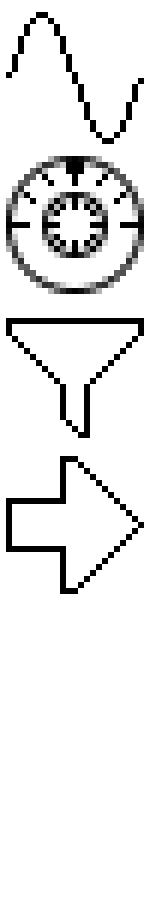
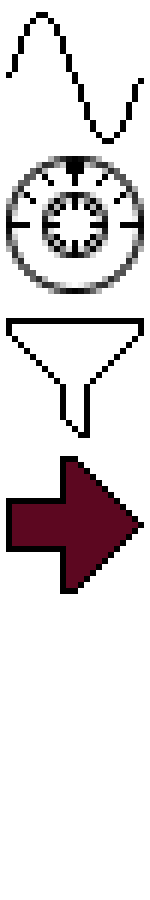
Layered file, before and after one edit (150×900). Changes by layer:
painted on "Pasted Layer" over [12, 462, 138, 588]
